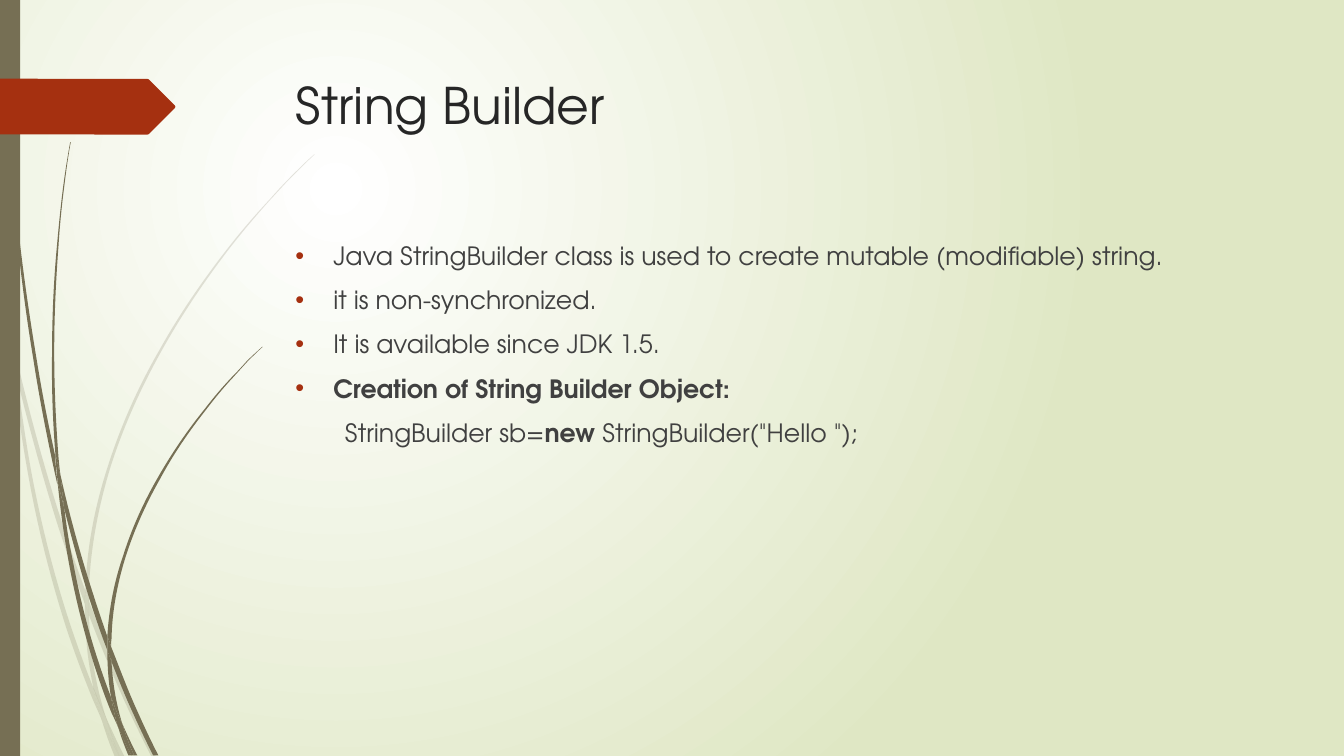
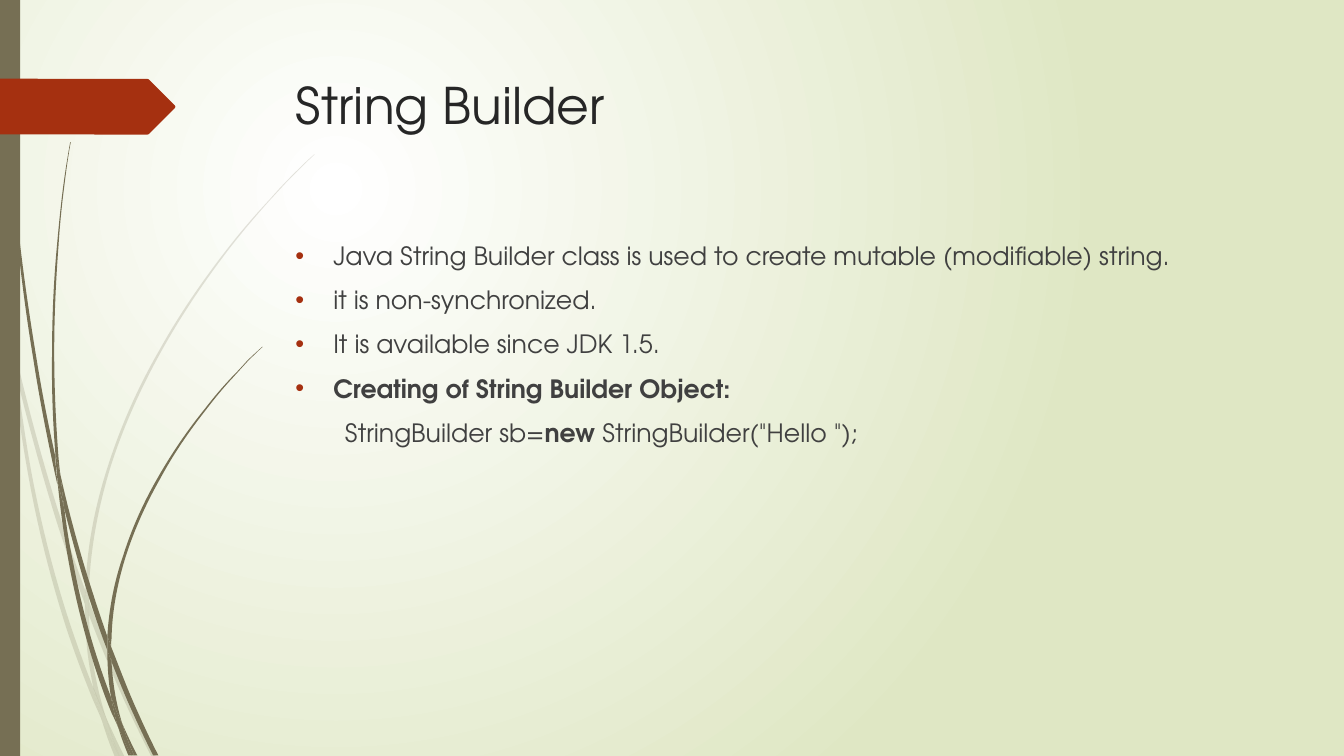
Before and after one commit to chandradeepk1617/ppt, a slide deck: slide 8 of New Microsoft PowerPoint Presentation (2).pptx (slide 9 before the commit). Drawn at 1344x756 pixels with LibreOffice and Linux fonts; fonts in the diff are those of the drawing. Boxes give left, top, right and bottom in pixels: in the first picture for what was removed or moved away, otherwise in the second. Text is boxed around its words. In the diff, an @@ line names an element or a change of style, - is before the commit and + after.

```diff
--- a/New Microsoft PowerPoint Presentation (2).pptx
+++ b/New Microsoft PowerPoint Presentation (2).pptx
@@ text at [333, 246, 1169, 271]: spaces changed @@
-• Java StringBuilder class is used to create mutable (modifiable) string.
+• Java String Builder class is used to create mutable (modifiable) string.
@@ text at [333, 378, 730, 404]: text changed @@
-• Creation of String Builder Object:
+• Creating of String Builder Object:
```
Also in this commit, not shown: 1 other slide changed, 2 slides added, 2 slides removed.
